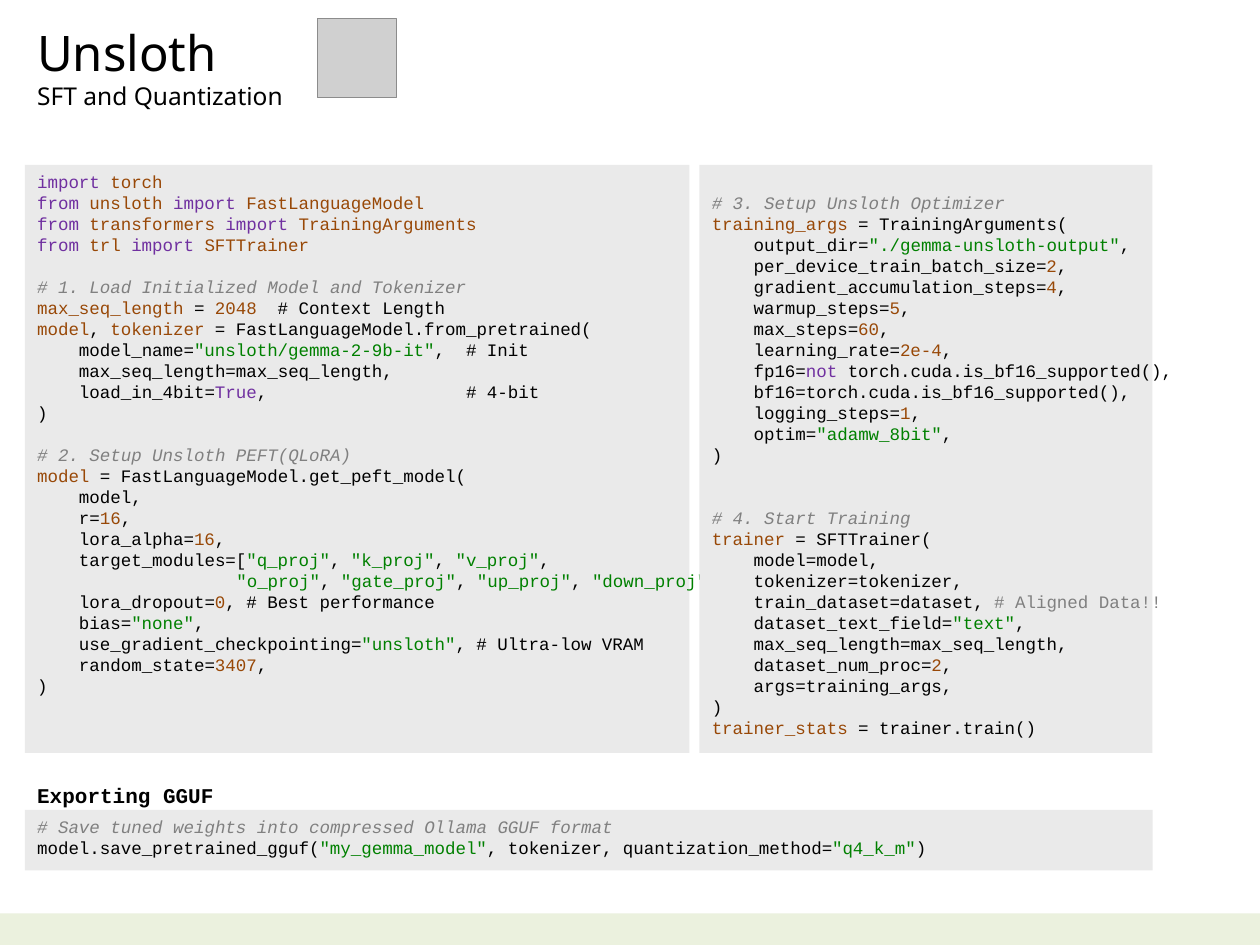
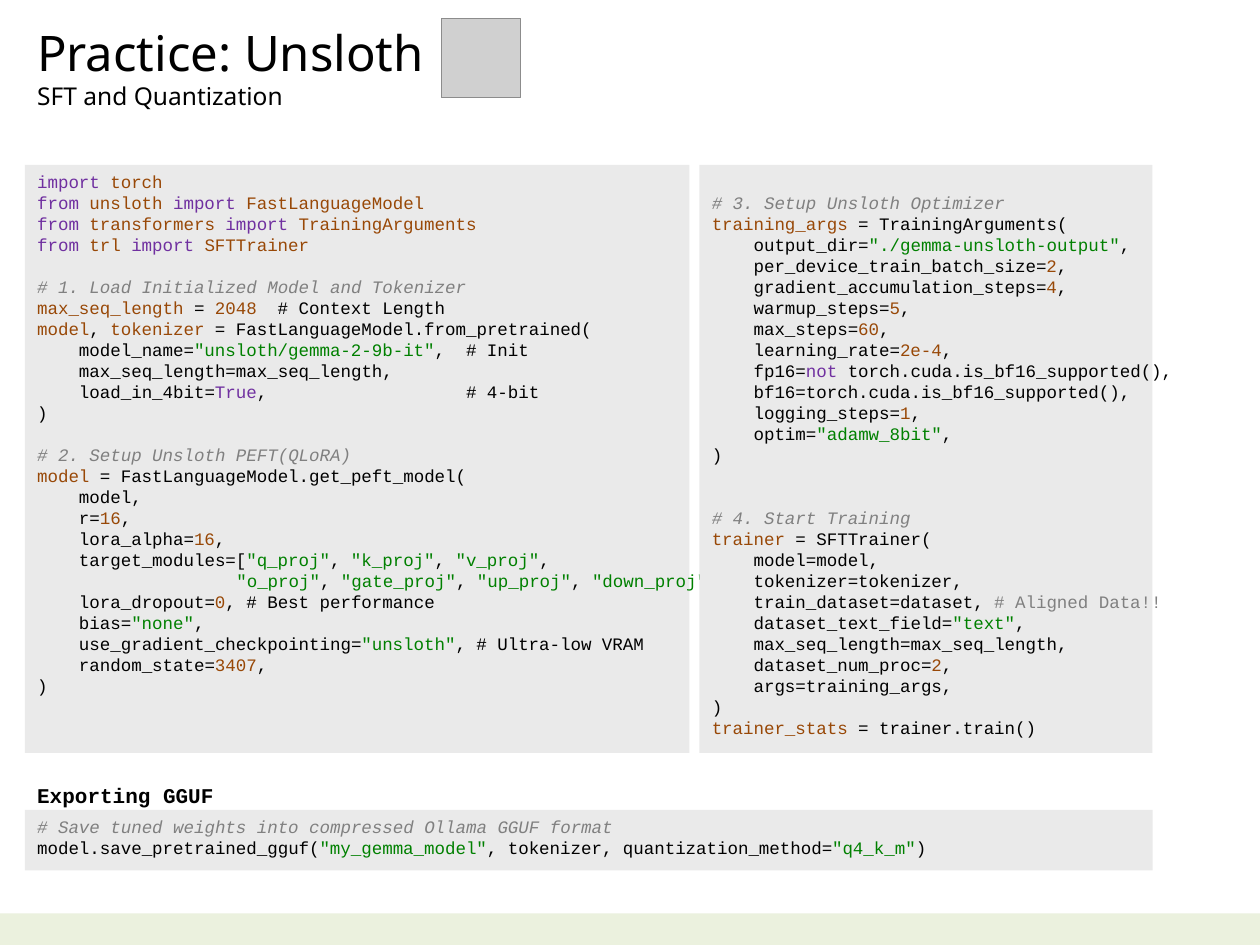
Before and after one commit to navibator/crazy-ai, a slide deck: slide 17 of ai-gemma.pptx. Drawn at 1260x945 pixels with LibreOffice and Linux fonts; fonts in the diff are those of the drawing; grey boxes stand for pictures. Boxes give left, top, right and bottom in pixels: in the first picture for what was removed or moved away, otherwise in the second. Text is boxed around its words. In the diff, an @@ line names an element or a change of style, - is before the commit and + after.

```diff
--- a/ai-gemma.pptx
+++ b/ai-gemma.pptx
@@ picture: place and size @@
-picture at (318, 19, 397, 98)
+picture at (441, 19, 520, 98)
@@ text at (37, 33, 424, 72): text changed @@
-Unsloth
+Practice: Unsloth
```
Also in this commit, not shown: 3 other slides changed, 1 slide added, 1 slide removed, 3 other files.
